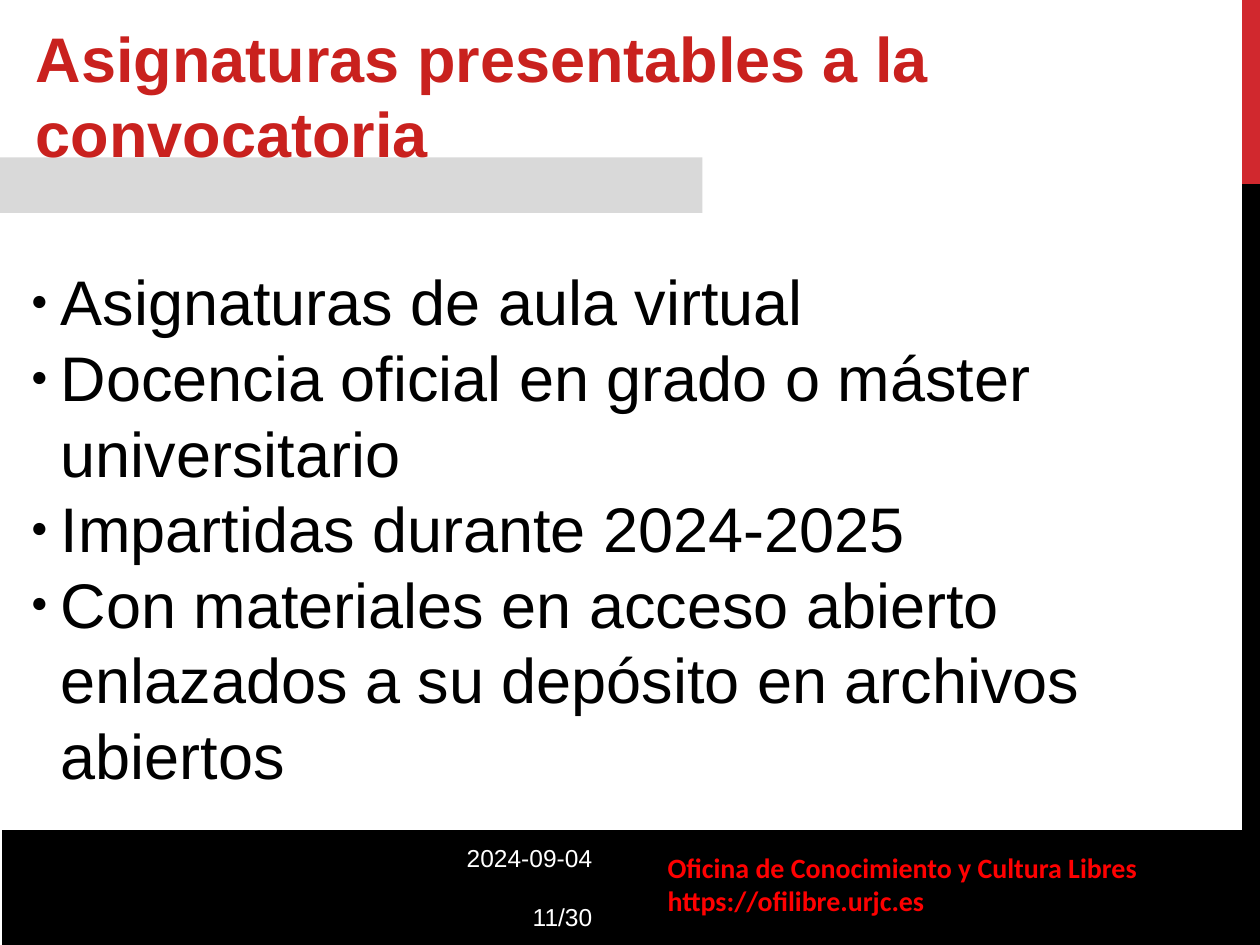
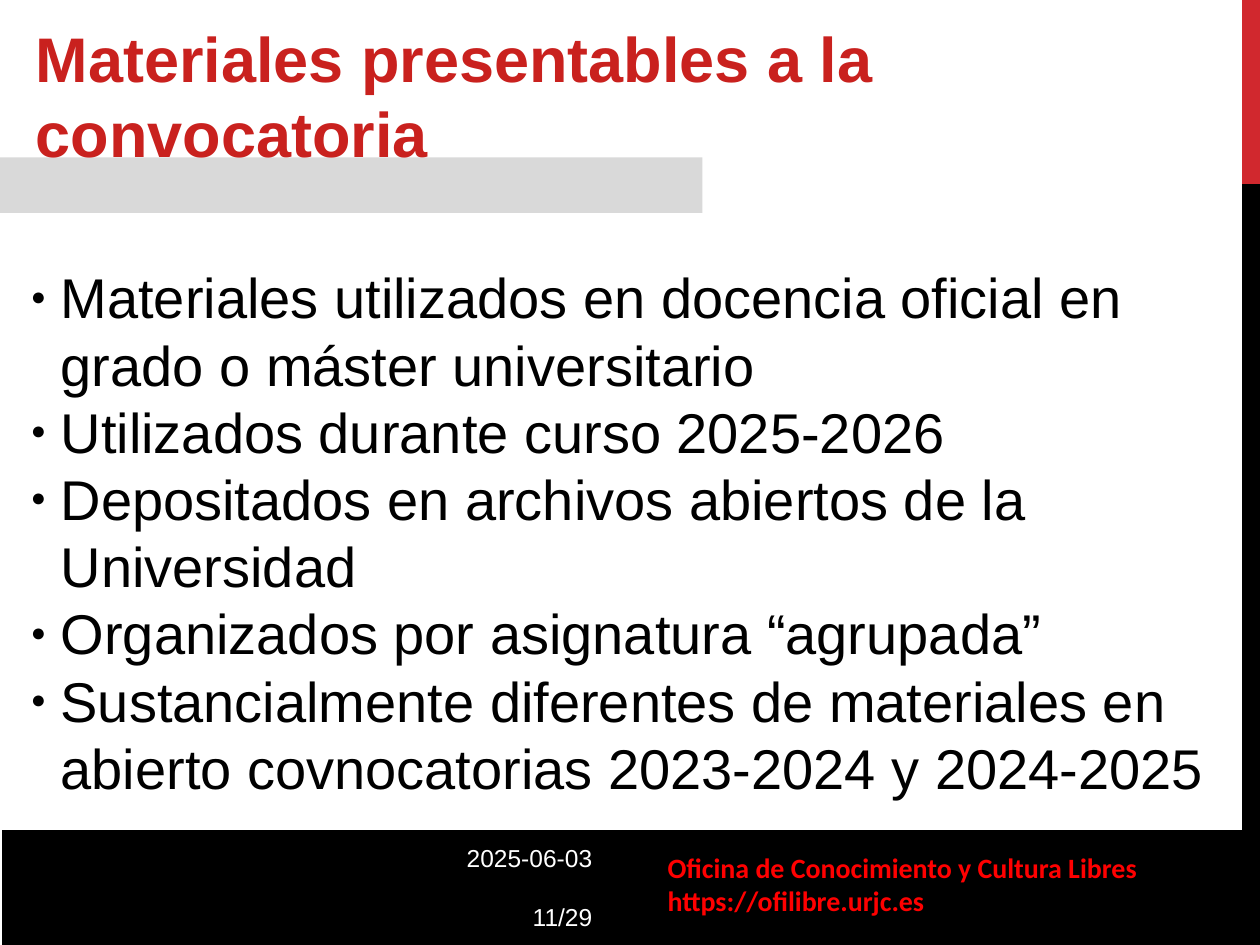
Before and after one commit to roberto-red/ofilibre, a slide deck: slide 11 of static/transpas/convocatoria-asignaturas-abierto/Convocatoria_Asignaturas_Abierto.odp. Drawn at 1260x945 pixels with LibreOffice and Linux fonts; fonts in the diff are those of the drawing; background and template pictures are left out. Boxes give left, top, right and bottom in pixels: in the first picture for what was removed or moved away, otherwise in the second. Text is boxed around its words. In the diff, an @@ line names an element or a change of style, - is before the commit and + after.

Commit message:
Actualización a convocatoria 2025-2026

```diff
--- a/static/transpas/convocatoria-asignaturas-abierto/Convocatoria_Asignaturas_Abierto.odp
+++ b/static/transpas/convocatoria-asignaturas-abierto/Convocatoria_Asignaturas_Abierto.odp
@@ text at [36, 36, 872, 158]: text changed @@
-Asignaturas presentables a la convocatoria
+Materiales presentables a la convocatoria
@@ text in rectangle at [61, 277, 1203, 800]: text changed; size 36 to 32 pt @@
-● Asignaturas de aula virtual
-● Docencia oficial en grado o máster universitario
-● Impartidas durante 2024-2025
-● Con materiales en acceso abierto enlazados a su depósito en archivos abiertos
+● Materiales utilizados en docencia oficial en grado o máster universitario
+● Utilizados durante curso 2025-2026
+● Depositados en archivos abiertos de la Universidad
+● Organizados por asignatura “agrupada”
+● Sustancialmente diferentes de materiales en abierto covnocatorias 2023-2024 y 2024-2025
@@ text at [467, 850, 593, 927]: text changed @@
-2024-09-04
-11/30
+2025-06-03
+11/29
```
Also in this commit, not shown: 18 other slides changed, 1 slide removed, 1 other file.
